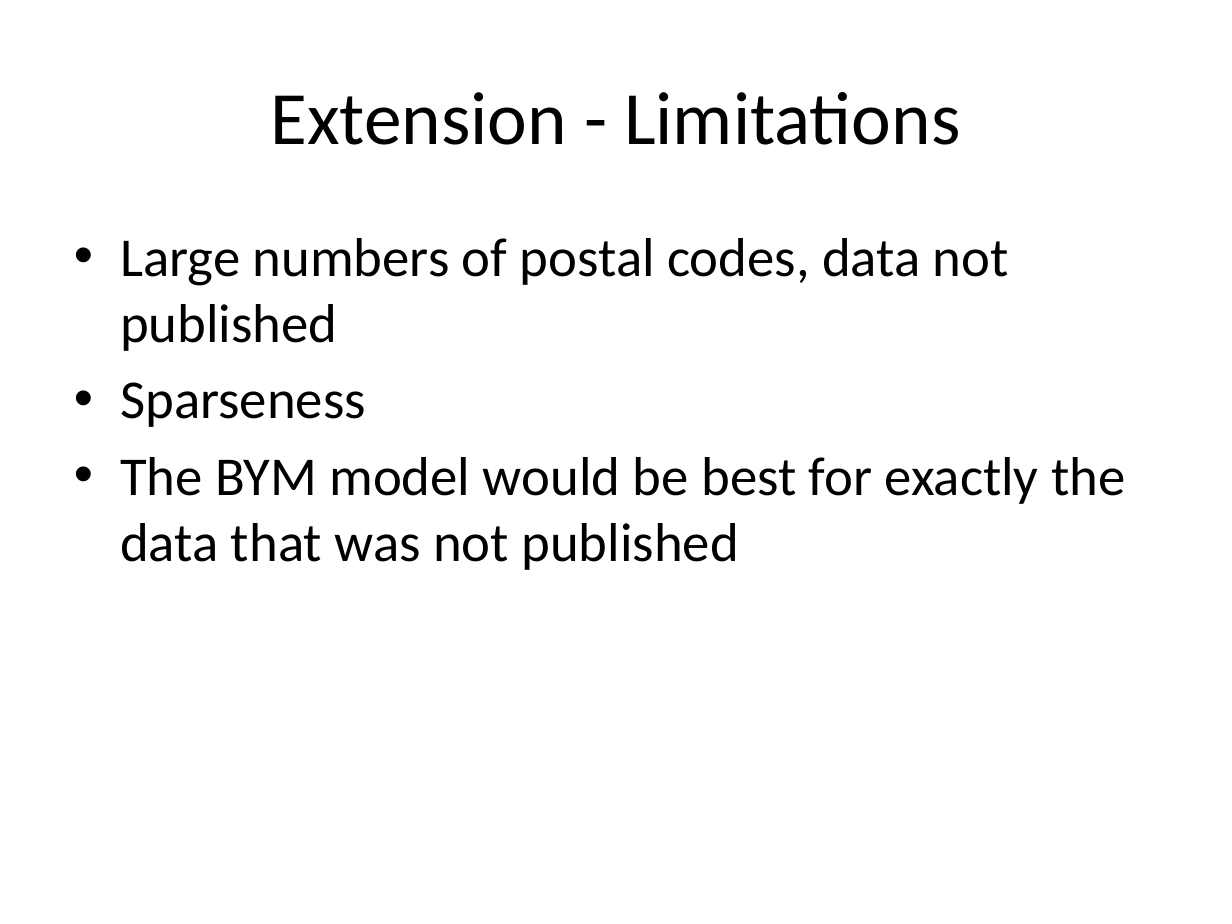
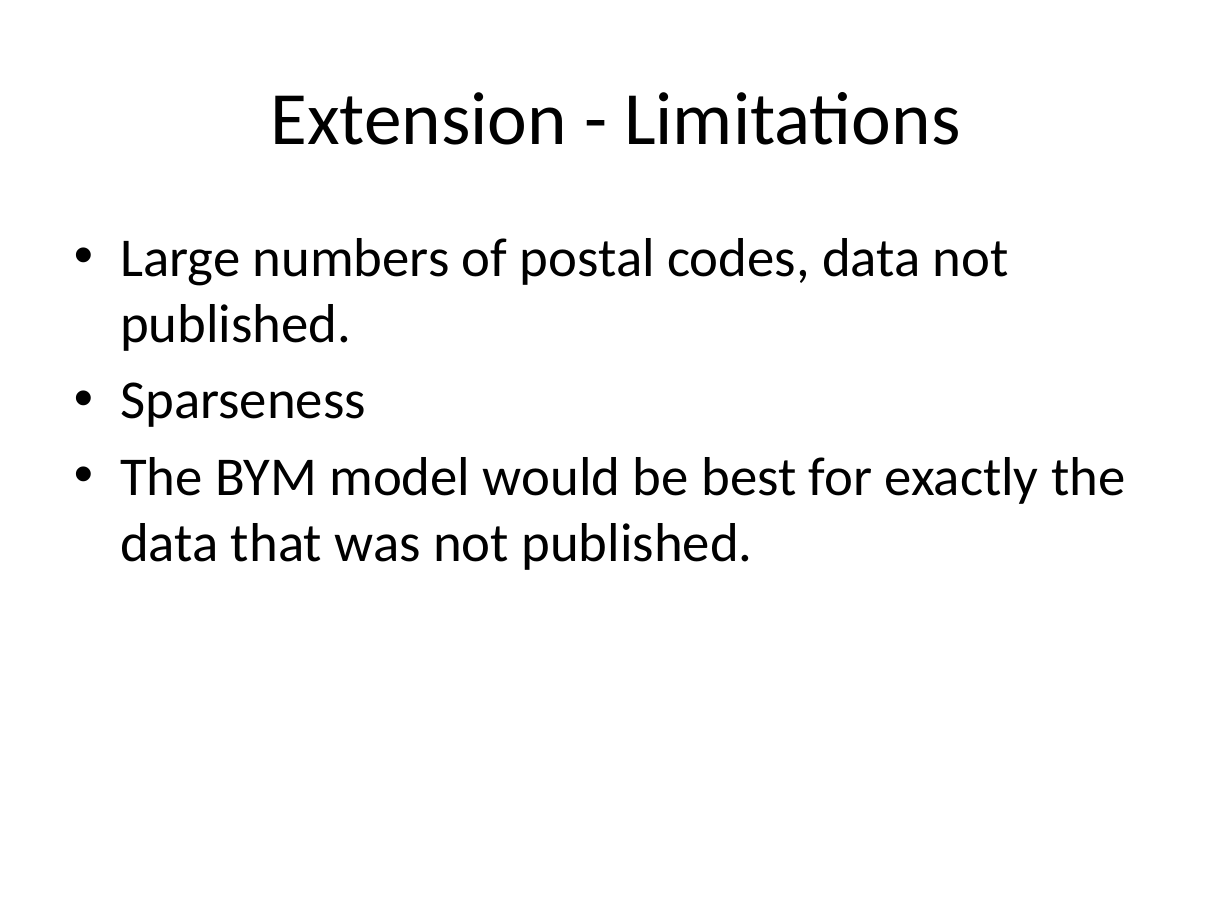
Before and after one commit to mertz2001/stat-inference, a slide deck: slide 26 of Submission/Slides final.pptx. Drawn at 1232x924 pixels with LibreOffice and Linux fonts; fonts in the diff are those of the drawing. Boxes give left, top, right and bottom in pixels: in the first picture for what was removed or moved away, otherwise in the second. Text is boxed around its words. In the diff, an @@ line names an element or a change of style, - is before the commit and + after.

```diff
--- a/Submission/Slides final.pptx
+++ b/Submission/Slides final.pptx
@@ text at [120, 238, 1009, 351]: text changed @@
-• Large numbers of postal codes, data not published
+• Large numbers of postal codes, data not published.
@@ text at [120, 457, 1125, 570]: text changed @@
-• The BYM model would be best for exactly the data that was not published
+• The BYM model would be best for exactly the data that was not published.
```
Also in this commit, not shown: 6 other slides changed, 1 other file.
